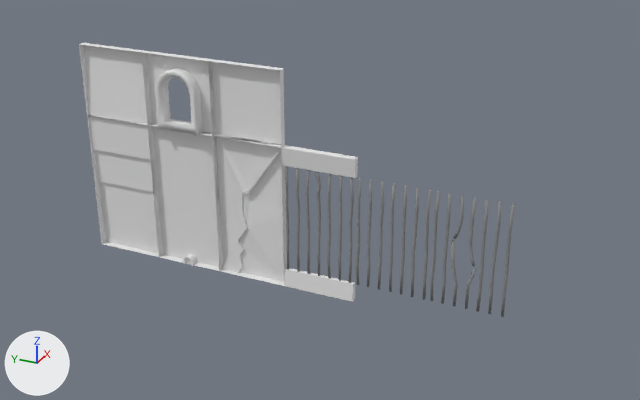
Two versions of the Blender file Resources/Blender/Scenery/ModularDungeon/Dn_Walls.blend, one commit apart.
The view is the same before and after, from a 50 mm camera at (-18.74, -9.45, 12.07) aimed at (0.8, -0.66, 2.3). The axes (+X, +Y, +Z) are drawn at lower left. The lights are the same throughout.

Objects in the first picture: 'Dn_Arc', 'Dn_Jail_Wall_1', 'Dn_Jail_Wall_2', 'Dn_Jail_Wall_3', 'Dn_Jail_Wall_Base_1', 'Dn_Upper_Wall_1', 'Dn_Upper_Wall_2', 'Dn_Upper_Wall_3', 'Dn_Wall_1', 'Dn_Wall_2', 'Dn_Wall_3'.
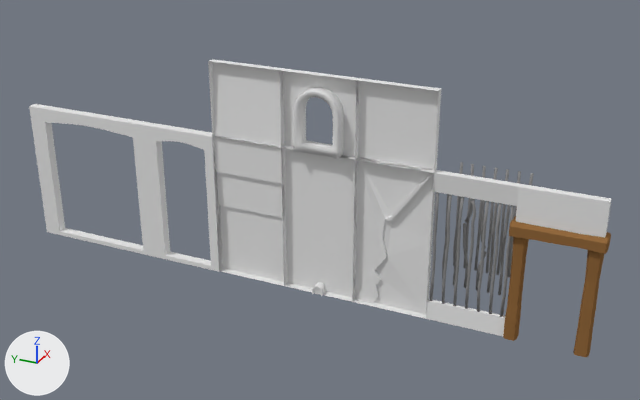
What differs and where, as boxes (x1, y1, x2, y2) in the pictures (640 x 400 px):
'Dn_Wall_3', moved: before (212, 134, 287, 286); after (353, 157, 435, 319)
'Dn_Wall_1', moved: before (148, 123, 222, 271); after (281, 145, 358, 302)
'Dn_Wall_2', moved: before (87, 115, 163, 257); after (212, 135, 287, 286)
'Dn_Upper_Wall_1', moved: before (208, 59, 285, 147); after (355, 78, 441, 172)
'Dn_Upper_Wall_2', moved: before (79, 43, 149, 124); after (208, 59, 283, 147)
'Dn_Door_3', added: after (29, 104, 158, 258)
'Dn_Jail_Wall_Base_1', moved: before (281, 145, 358, 302); after (426, 170, 520, 336)
'Dn_Upper_Wall_3', moved: before (141, 51, 215, 135); after (280, 68, 360, 159)
'Dn_Door_1_Frame', added (brown): after (503, 216, 611, 357)
'Dn_Jail_Wall_1', moved: before (285, 166, 354, 283); after (430, 192, 514, 317)
'Dn_Door_2', added: after (147, 123, 223, 272)
'Dn_Arc', moved: before (155, 68, 203, 136); after (293, 87, 344, 159)
'Dn_Door_1_Wall', added: after (516, 184, 612, 238)
'Dn_Jail_Wall_3', moved: before (431, 191, 515, 317); after (442, 194, 510, 295)
'Dn_Jail_Wall_2', moved: before (356, 177, 432, 300); after (453, 162, 534, 277)

The change, as a list of edits to the scene's bpy script:
```text
Add mat_material_door:
    mat_material_door = diffuse_material('Material.Door')
    mat_material_door.base_color = (0.288, 0.142, 0.0486)  # brown #92693e
Add me_dn_door_sm:
    me_dn_door_sm.from_pydata(...)  # 112 vertices, 112 faces; spans x -0.13..0.13, y -1.0..1.0, z 0.0..4.0
    me_dn_door_sm.materials.append(mat_material_base)  # its picture is missing
Add me_dn_door_1_frame:
    me_dn_door_1_frame.from_pydata(...)  # 160 vertices, 142 faces; spans x -0.29..0.29, y -1.09..1.11, z 0.0..3.14
    me_dn_door_1_frame.materials.append(mat_material_door)  # brown #92693e
Add me_dn_door_1_wall:
    me_dn_door_1_wall.from_pydata(...)  # a box spanning x -0.1..0.1, y -1.0..1.0, z 3.06..4.0
    me_dn_door_1_wall.materials.append(mat_material_base)  # its picture is missing
Change ob_dn_wall_3:
    ob_dn_wall_3.location: (0.0, 1.0, 0.0) -> (0.0, -3.0, 0.0)
Change ob_dn_arc:
    ob_dn_arc.location: (0.0, 3.0, 0.0) -> (0.0, -1.0, 0.0)
Change ob_dn_upper_wall_3:
    ob_dn_upper_wall_3.location: (0.0, 3.0, 0.0) -> (0.0, -1.0, 0.0)
Change ob_dn_upper_wall_1:
    ob_dn_upper_wall_1.location: (0.0, 1.0, 0.0) -> (0.0, -3.0, 0.0)
Change ob_dn_upper_wall_2:
    ob_dn_upper_wall_2.location: (0.0, 5.0, 0.0) -> (0.0, 1.0, 0.0)
Change ob_dn_wall_1:
    ob_dn_wall_1.location: (0.0, 3.0, 0.0) -> (0.0, -1.0, 0.0)
Change ob_dn_jail_wall_3:
    ob_dn_jail_wall_3.location: (0.0, -5.0, 0.0) -> (1.0, -5.0, 0.0)
Change ob_dn_jail_wall_2:
    ob_dn_jail_wall_2.location: (0.0, -3.0, 0.0) -> (2.0, -5.0, 0.0)
Change ob_dn_jail_wall_base_1:
    ob_dn_jail_wall_base_1.location: (0.0, -1.0, 0.0) -> (0.0, -5.0, 0.0)
Change ob_dn_jail_wall_1:
    ob_dn_jail_wall_1.location: (0.0, -1.0, 0.0) -> (0.0, -5.0, 0.0)
Change ob_dn_wall_2:
    ob_dn_wall_2.location: (0.0, 5.0, 0.0) -> (0.0, 1.0, 0.0)
Add ob_dn_door_2:
    ob_dn_door_2 = bpy.data.objects.new('Dn_Door_2', me_dn_door_sm)
    ob_dn_door_2.location = (0.0, 3.0, 0.0)
Add ob_dn_door_1_frame:
    ob_dn_door_1_frame = bpy.data.objects.new('Dn_Door_1_Frame', me_dn_door_1_frame)
    ob_dn_door_1_frame.location = (0.0, -7.0, 0.0)
Add ob_dn_door_1_wall:
    ob_dn_door_1_wall = bpy.data.objects.new('Dn_Door_1_Wall', me_dn_door_1_wall)
    ob_dn_door_1_wall.location = (0.0, -7.0, 0.0)
Add ob_dn_door_3:
    ob_dn_door_3 = bpy.data.objects.new('Dn_Door_3', me_dn_door_sm.copy())
    ob_dn_door_3.location = (0.0, 6.0, 0.0)
    ob_dn_door_3.scale = (1.0, 2.0, 1.0)
```
